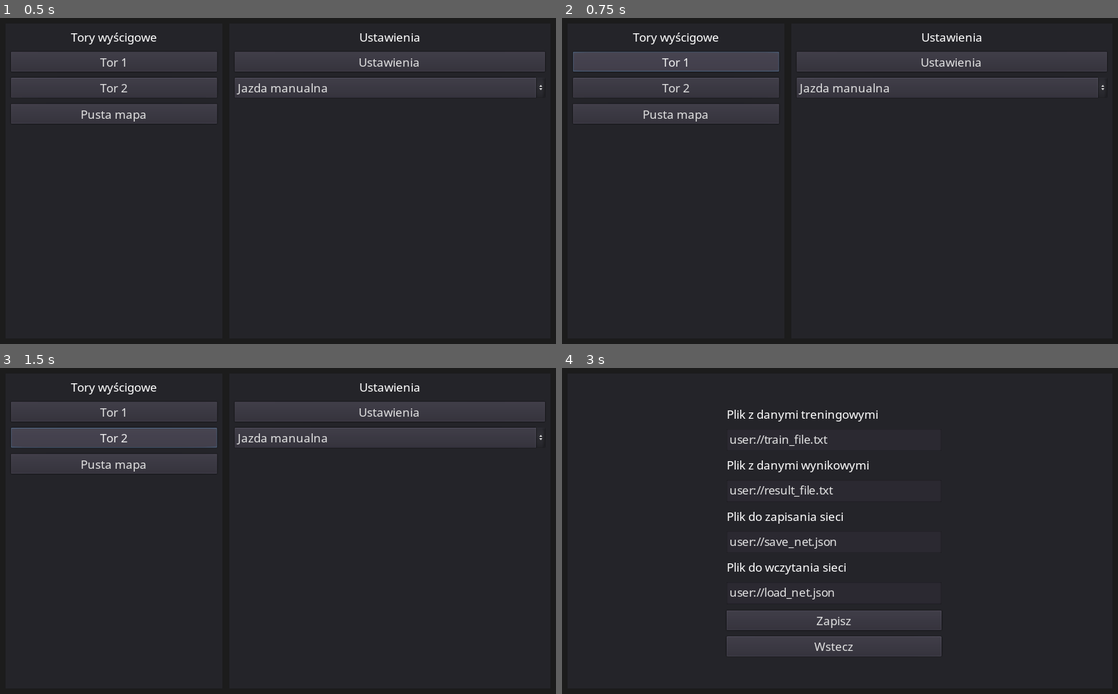
Above: before the commit, frames 1-4 (two rows, left to right).
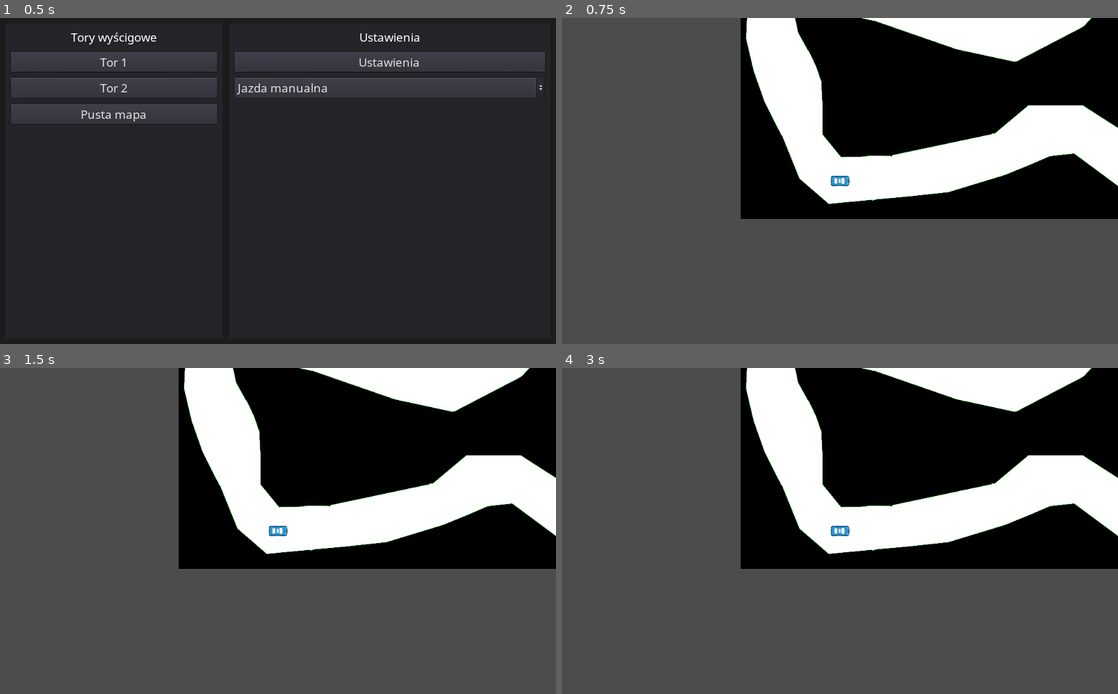
Above: after the commit, the same moments.

Repository: bolexpl/nn_race
Game: Godot game, scene res://scenes/gui/MainMenu.tscn
The game is run twice, just before and just after one commit, with the same random seed, the same clock (stepped at 60 frames per second) and the same inputs.
Inputs (mouse positions are in pixels of both pictures, inside the frame that each line leads up to):
- Up to frame 1 (0.5 s): no input
- Up to frame 2 (0.75 s): click "Tor 1" at 0.5 s
- Up to frame 3 (1.5 s): click (116, 436) at 1.25 s, where only the run before the commit has a clickable "Tor 2"
- Up to frame 4 (3 s): click (678, 462) at 2 s, where only the run before the commit has a clickable "Pusta mapa"; click (951, 410) at 2.75 s, where only the run before the commit has a clickable "Ustawienia"

Frame 1 is identical in both runs. In frame 2, 95% of the frame differs, in the area x 0-100%, y 0-100%; in frame 3, 95%; in frame 4, 95%.
Error before the commit: Invalid get index 'index' (on base: 'OptionButton'). (res://scenes/gui/MainMenu.gd:36)

Commit message:
a

Diff:
--- a/scenes/Car.gd
+++ b/scenes/Car.gd
@@ -36,7 +36,9 @@
 var steer_angle
 var distance = 0
 var rays = null
-var ray_distances = [0,0,0,0,0]
+
+var nn_in_vector = [0, 0, 0, 0, 0, 0]
+var nn = null
 
 var train_file = null
 var result_file = null
@@ -47,7 +49,7 @@
 func _ready():
 	halfsize = wheel_base / 2
 
-	if Global.mode == Global.MANUAL_MODE:
+	if Global.mode == Global.MEASURE_MODE: # zapis pomiarów
 		var config = ConfigFile.new()
 		var err = config.load("user://config.cfg")
 		var train_file_name = config.get_value("train", "training_data", "user://train_file.txt")
@@ -60,12 +62,11 @@
 
 	rays = [$Left2, $Left, $Forward, $Right, $Right2]
 	var n_array = [10, 2]
-	var nn = Neural.new(6, len(n_array), n_array, 0, 700)
-	nn.save_net()
+	nn = Neural.new(6, len(n_array), n_array, 0, 700)
 
 
 func _exit_tree():
-	if Global.mode == Global.MANUAL_MODE:
+	if Global.mode == Global.MEASURE_MODE:
 		train_file.close()
 		result_file.close()
 
@@ -75,7 +76,6 @@
 		return
 
 	distance += velocity.length() * delta
-
 	acceleration = Vector2.ZERO
 	if(neural):
 		neural_input()
@@ -85,10 +85,11 @@
 	calculate_steering(delta)
 	velocity += acceleration * delta
 	velocity = move_and_slide(velocity)
+	print(velocity.length())
 
 
 func set_input(turn_param, accel_param):
-	if not neural && Global.mode == Global.MANUAL_MODE:
+	if Global.mode == Global.MEASURE_MODE:
 		if accel_param != 0:
 			result_file.store_string(str(turn_param) + " " + str(accel_param)+"\n")
 			write_data()
@@ -102,8 +103,19 @@
 
 
 func neural_input():
-
-	set_input(0, 0)
+	# TODO
+	for i in range(rays.size()):
+		var tmp
+		var c = rays[i].get_collider()
+		if c == null:
+			tmp = 700
+		else:
+			var pos = rays[i].get_collision_point()
+			tmp = position.distance_to(pos) - halfsize
+		nn_in_vector[i] = tmp
+	nn_in_vector[5] = acceleration.length()
+	nn.forward([nn_in_vector])
+	set_input(nn.output[0][0], nn.output[0][1])
 
 
 func write_data():
--- a/scenes/gui/MainMenu.gd
+++ b/scenes/gui/MainMenu.gd
@@ -33,24 +33,22 @@
 	car.add_child(camera)
 	scene.add_child(car)
 
-	match $MainPanel/HSplitContainer/Panel/VBoxContainer/OptionButton.index:
+	Global.mode = $MainPanel/HSplitContainer/Panel/VBoxContainer/OptionButton.selected
+	match Global.mode:
 		0:#manual
 			car.working = true
 			car.neural = false
 		1:#neuron
+			car.working = true
+			car.neural = true
+		2:#race
 			pass
-		2:#pomiar
-			pass
-
-		3:#race
-			pass
+		3:#pomiar
+			car.working = true
+			car.neural = false
 
 	var root = get_tree().root
 	var level = root.get_node("MainMenu")
 	root.remove_child(level)
 	level.call_deferred("free")
 	root.add_child(scene)
-
-
-func _on_OptionButton_item_selected(index):
-	Global.mode = index
--- a/scenes/gui/MainMenu.tscn
+++ b/scenes/gui/MainMenu.tscn
@@ -114,4 +114,3 @@
 [connection signal="pressed" from="MainPanel/HSplitContainer/TracksPanel/VBoxContainer/Track2" to="." method="_on_Track2_pressed"]
 [connection signal="pressed" from="MainPanel/HSplitContainer/TracksPanel/VBoxContainer/Empty" to="." method="_on_Empty_pressed"]
 [connection signal="pressed" from="MainPanel/HSplitContainer/Panel/VBoxContainer/Settings" to="." method="_on_Settings_pressed"]
-[connection signal="item_selected" from="MainPanel/HSplitContainer/Panel/VBoxContainer/OptionButton" to="." method="_on_OptionButton_item_selected"]
--- /dev/null
+++ b/scenes/gui/TrainMenu.gd
@@ -0,0 +1,16 @@
+extends Control
+
+
+# Declare member variables here. Examples:
+# var a = 2
+# var b = "text"
+
+
+# Called when the node enters the scene tree for the first time.
+func _ready():
+	pass # Replace with function body.
+
+
+# Called every frame. 'delta' is the elapsed time since the previous frame.
+#func _process(delta):
+#	pass
--- /dev/null
+++ b/scenes/gui/TrainMenu.tscn
@@ -0,0 +1,59 @@
+[gd_scene load_steps=3 format=2]
+
+[ext_resource path="res://scenes/gui/TrainMenu.gd" type="Script" id=1]
+[ext_resource path="res://assets/main_theme.tres" type="Theme" id=2]
+
+[node name="TrainMenu" type="Control"]
+anchor_right = 1.0
+anchor_bottom = 1.0
+theme = ExtResource( 2 )
+script = ExtResource( 1 )
+__meta__ = {
+"_edit_use_anchors_": false
+}
+
+[node name="ColorRect" type="ColorRect" parent="."]
+anchor_right = 1.0
+anchor_bottom = 1.0
+color = Color( 0.113725, 0.113725, 0.113725, 1 )
+
+[node name="Panel" type="Panel" parent="ColorRect"]
+anchor_right = 1.0
+anchor_bottom = 1.0
+margin_left = 10.0
+margin_top = 10.0
+margin_right = -10.0
+margin_bottom = -10.0
+
+[node name="VBoxContainer" type="VBoxContainer" parent="ColorRect/Panel"]
+margin_left = 252.0
+margin_right = 742.0
+margin_bottom = 582.0
+alignment = 1
+__meta__ = {
+"_edit_use_anchors_": false
+}
+
+[node name="XButton" type="Button" parent="ColorRect/Panel/VBoxContainer"]
+margin_top = 197.0
+margin_right = 490.0
+margin_bottom = 235.0
+text = "Wybierz plik z danymi wejściowymi"
+
+[node name="YButton" type="Button" parent="ColorRect/Panel/VBoxContainer"]
+margin_top = 247.0
+margin_right = 490.0
+margin_bottom = 285.0
+text = "Wybierz plik z danymi wyjściowymi"
+
+[node name="TrainButton" type="Button" parent="ColorRect/Panel/VBoxContainer"]
+margin_top = 297.0
+margin_right = 490.0
+margin_bottom = 335.0
+text = "Trenuj"
+
+[node name="BackButton" type="Button" parent="ColorRect/Panel/VBoxContainer"]
+margin_top = 347.0
+margin_right = 490.0
+margin_bottom = 385.0
+text = "Wstecz"
--- a/src/Neural.gd
+++ b/src/Neural.gd
@@ -20,11 +20,11 @@
 	self.output = []
 	self.theta = []
 	self.biases = []
-	if load_weights:
-		# TODO
-		load_net()
-	else:
-		generate_weights()
+#	if load_weights:
+#		# TODO
+#		load_net()
+#	else:
+	generate_weights()
 
 
 func generate_weights():
